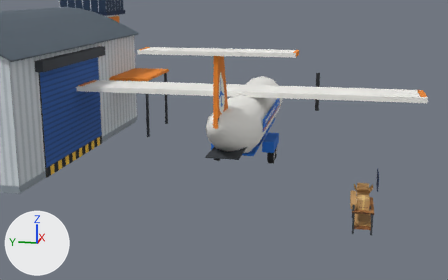
The Blender file assets/props/export/source/export_props.blend, before and after one commit.
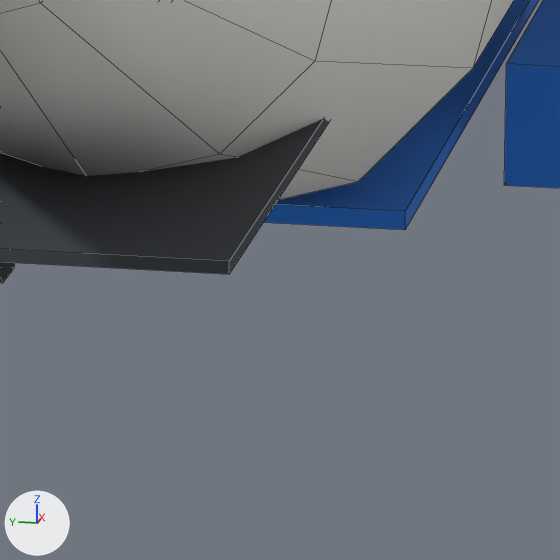
Each version appears first from a 50 mm lens placed at (-32.26, -5.21, 9.0), pointed at (-0.22, 1.2, 0.99), and next in a close-up on the part from 49% to 60% of the width and 49% to 66% of the height. The axes (+X, +Y, +Z) are drawn at lower left. The lights are the same throughout. The first two pictures are the older version. The close-ups show mesh edges as thin lines.

In view in the first close-up: 'CargoPlane'.
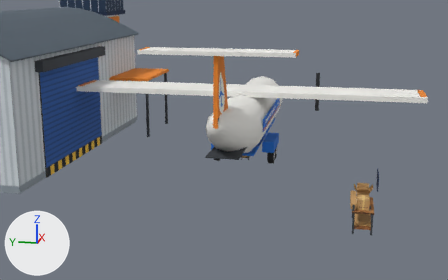
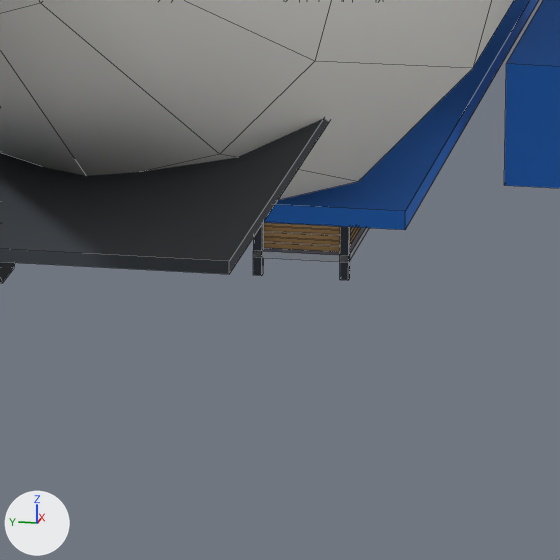
Diff of the bpy script that builds the scene:
```diff
--- a/assets/props/export/source/export_props.blend.py
+++ b/assets/props/export/source/export_props.blend.py
@@ me_supplyshelf @@
+me_supplyshelf.from_pydata(...)  # 532 vertices, 254 faces; spans x -0.5..0.5, y -0.22..0.22, z 0.0..1.8
+me_supplyshelf.polygons.foreach_set('use_smooth', [True] * 254)
+me_supplyshelf.materials.append(mat_exportprops)  # picture img_export_props_print_png
@@ ob_supplyshelf @@
+ob_supplyshelf = bpy.data.objects.new('SupplyShelf', me_supplyshelf)
+ob_supplyshelf.location = (0.0, 0.0, 0.0)
```

What differs and where, as boxes [x1, y1, x2, y2] in the close-ups (560 x 560 px):
'SupplyShelf', added
    after: [253, 222, 369, 280]
